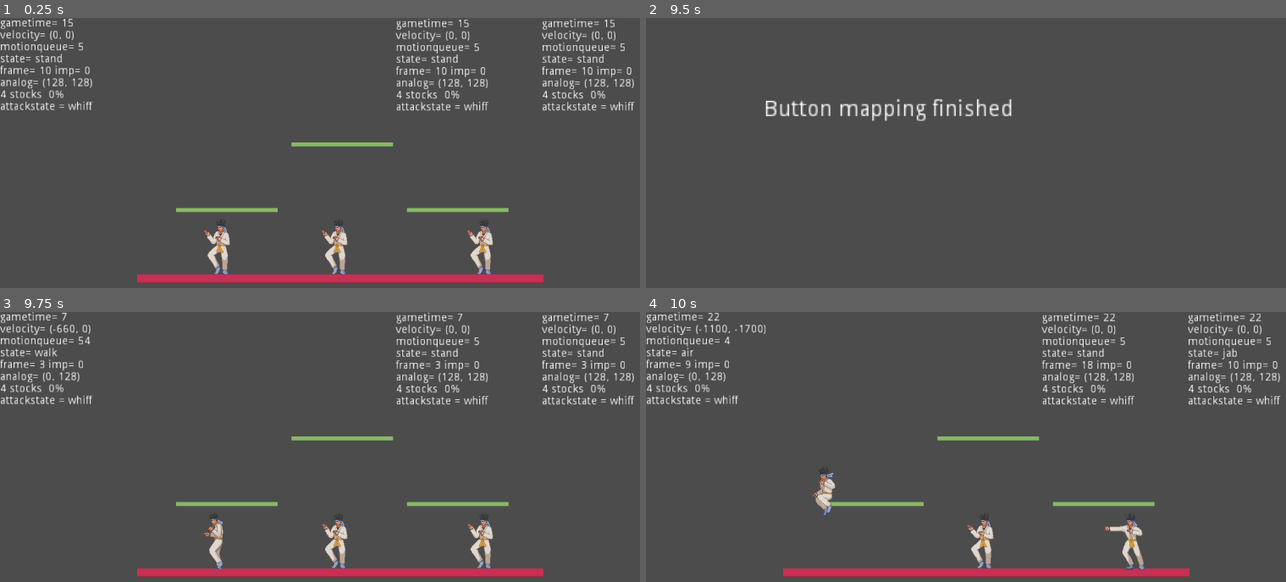
Above: before the commit, frames 1-4 (two rows, left to right).
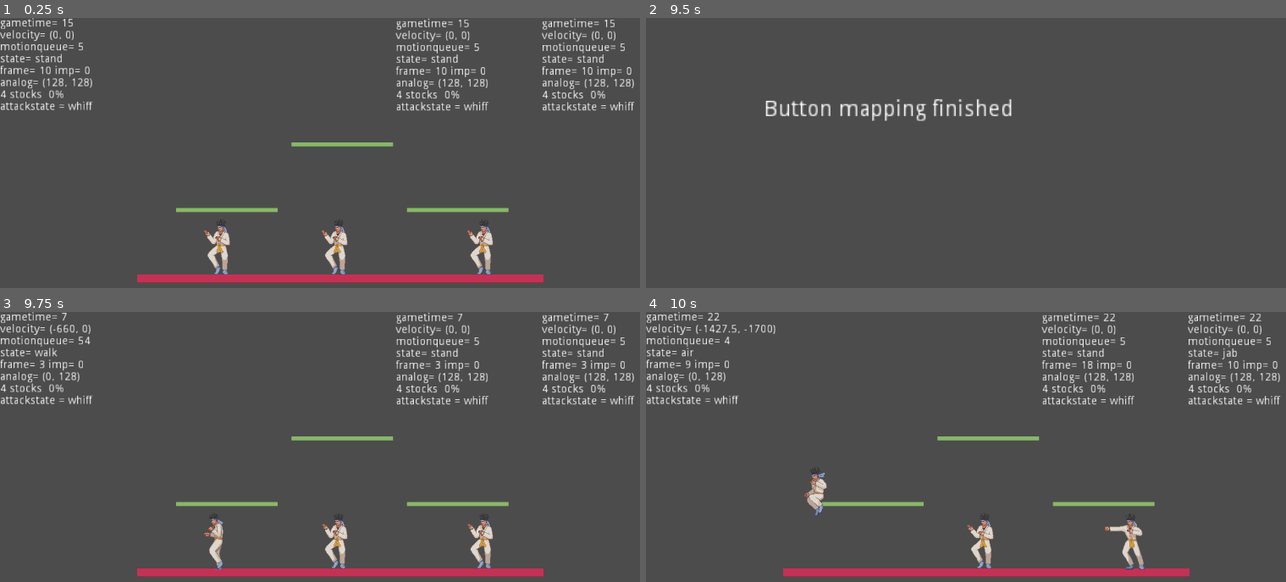
Above: after the commit, the same moments.

Repository: crescentsoru/black_light
Game: Godot game, scene res://Base/Stage/Stage.tscn
Same seed, same stepped clock (60 frames per second), same inputs: the game is played once before the commit and once after it.
Inputs (mouse positions are in pixels of both pictures, inside the frame that each line leads up to):
- Up to frame 1 (0.25 s): no input
- Up to frame 2 (9.5 s): tap Enter (p1_pause) at 0.5, 2, 3.5 s; move the mouse to (1132, 188) at 0.52 s; hold Right (p1_right) 0.53-2.03 s; tap 3 (d_c) at 0.6, 1.55, 2.3, 2.85, 3.8, 4.55, 5.3, 6.05, 6.8, 7.55, 8.3, 8.85 s; click (1132, 188) at 0.67 s; tap D (p1_jump) at 0.77, 1.52, 3.02, 3.77, 4.52, 6.02, 6.77, 7.52, 9.02 s; tap Space at 1.25, 2.75, 5 s; move the mouse to (850, 228) at 1.27 s; tap 1 (d_a) at 1.35 s; move the mouse to (1049, 123) at 2.02 s; hold Left (p1_left) 2.03-2.78 s; tap 2 (d_b) at 2.1 s; move the mouse to (953, 285) at 2.77 s; hold Right (p1_right) 2.78-4.28 s; click (953, 285) at 2.92 s; move the mouse to (1190, 266) at 3.52 s; tap 9 (d_play) at 3.6 s; move the mouse to (780, 150) at 4.27 s; hold Left (p1_left) 4.28-5.03 s; tap 8 (d_record) at 4.35 s; move the mouse to (1017, 209) at 5.02 s; hold Right (p1_right) 5.03-5.78 s; tap A (p1_attackA) at 5.1 s; click (1017, 209) at 5.17 s; move the mouse to (882, 112) at 5.77 s; hold Left (p1_left) 5.78-7.28 s; tap S (p1_attackB) at 5.85 s; move the mouse to (1132, 188) at 6.52 s; tap V (p1_attackC) at 6.6 s; move the mouse to (850, 228) at 7.27 s; hold Right (p1_right) from 7.28 s (still down); tap F (p1_dodge) at 7.35 s; click (850, 228) at 7.42 s; move the mouse to (1049, 123) at 8.02 s; tap 4 (p2_attackB) at 8.1 s; move the mouse to (953, 285) at 8.77 s
- Up to frame 3 (9.75 s): move the mouse to (544, 560) at 9.52 s; release Right (p1_right) at 9.53 s; hold Left (p1_left) from 9.53 s (still down); tap 1 (d_a) at 9.6 s; click (544, 560) at 9.67 s
- Up to frame 4 (10 s): keep holding Left (p1_left); tap D (p1_jump) at 9.77 s; tap 3 (d_c) at 9.8 s

Frames 1-3 are identical in both runs. In frame 4, 0.6% of the frame differs, in the area x 9-30%, y 4-76%.

Commit message:
forward/backward jump momentum

Diff:
--- a/Base/Player.gd
+++ b/Base/Player.gd
@@ -116,7 +116,7 @@
 var runjumpmod = 0.9 #A modifier on your momentum when you ground jump.
 var runjumpmax = 1900 #A maximum amount of momentum you can transfer from a dash/run into a jump.
 
-var runspeed = 1900
+var runspeed = 1900 #none of this works
 var runaccel = 0
 
 var driftaccel = 100 #Base drift acceleration
@@ -132,7 +132,7 @@
 var fullhopspeed = 2900
 var airjumpspeed = 2700 #this is velocity.y not drifting
 
-var airjump_max = 2
+var airjump_max = 1
 var airjumps = 0
 
 var airdodgespeed = 2600 #Please do not change this unless you know what you're doing! Can be used to give characters a speedier wavedash without affecting traction
@@ -826,7 +826,7 @@
 				if abs(velocity.x) <= (dashinitial+(dashspeed-dashinitial)*action_analogconvert()/action_range):
 					velocity.x = velocity_wmax(dashaccel_analog*action_analogconvert()/action_range + dashaccel,dashinitial+ (dashspeed-dashinitial)*action_analogconvert()/action_range,direction)
 			else:
-				velocity.x = velocity_wmax(runaccel,runspeed,direction) #as you can see I didn't put much effort into run specific acceleration
+				velocity.x = velocity_wmax(runaccel,runspeed,direction) #not work
 		else: #if nothing held
 			state(BRAKE)
 	if direction == -1:
@@ -936,8 +936,20 @@
 
 func jumpsquat_state():
 	if frame == jumpsquat:
-		velocity.y = 0 #needs to be done under the new move_and_collide system
-		velocity.x = velocity.x * runjumpmod #modifier
+		velocity.y = 0 #needs to be done under the move_and_collide system, doesn't do anything in move_and_slide so its ok
+		#forward/neutral/backward jumps
+		if tiltinput(left):
+			velocity.x -= drift_max
+			#if direction is 1 then backward jump anim, else forward
+#the max air speed being applied is just a guess. I have no fucking idea what momentum actually applies during those jumps cause they're all inconsistent
+		elif tiltinput(right):
+			velocity.x += drift_max
+			#backward/forward anim
+		else:
+			pass
+			#neutral jump animation
+
+		velocity.x = velocity.x * runjumpmod #modifier. Don't know if this is applied before or after the jump direction momentum, PROBABLY after
 		if abs(velocity.x) > runjumpmax: velocity.x = runjumpmax * direction #maxifier
 		if inputheld(jump): #fullhop
 			velocity.y-= fullhopspeed
